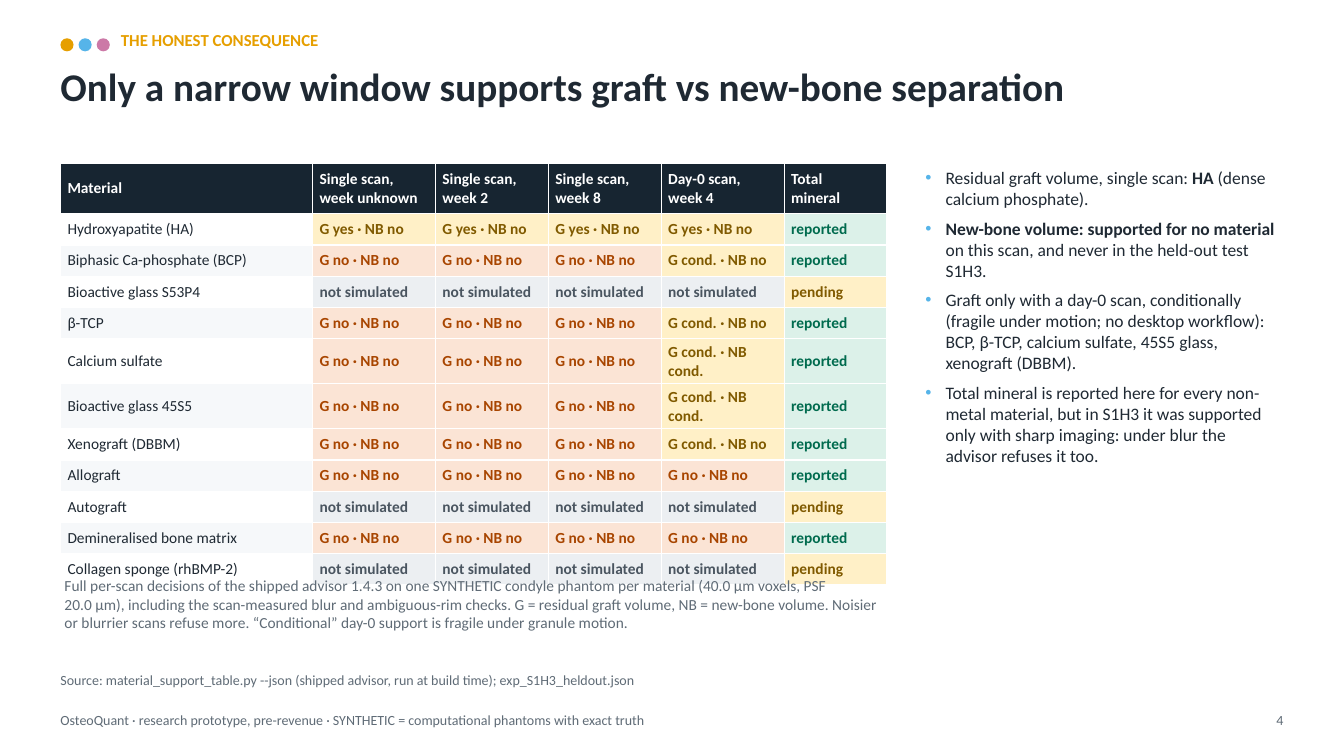
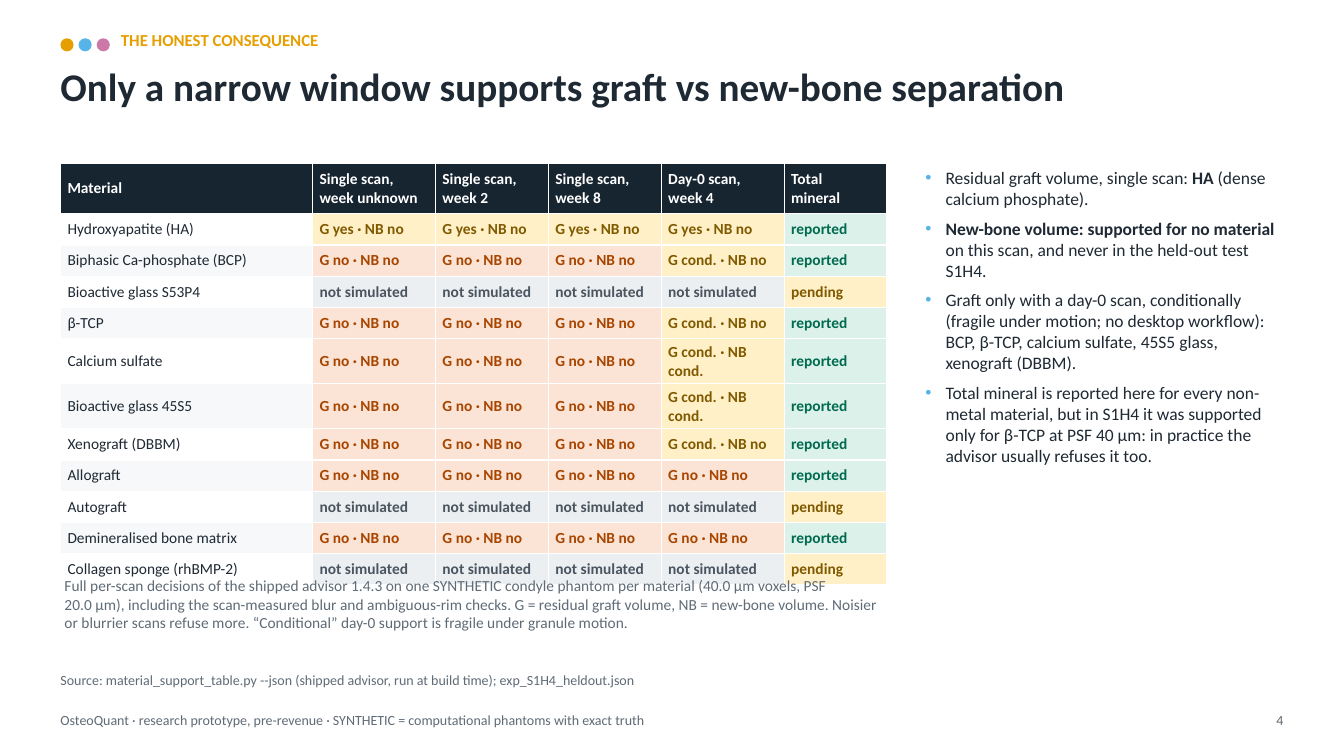
Before and after one commit to arnavhiteshpatel-cloud/playground, a slide deck: slide 4 of investor/OsteoQuant_Research_Collaboration_Deck.pptx. Drawn at 1344x756 pixels with LibreOffice and Linux fonts; fonts in the diff are those of the drawing. Boxes give left, top, right and bottom in pixels: in the first picture for what was removed or moved away, otherwise in the second. Text is boxed around its words. In the diff, an @@ line names an element or a change of style, - is before the commit and + after.

```diff
--- a/investor/OsteoQuant_Research_Collaboration_Deck.pptx
+++ b/investor/OsteoQuant_Research_Collaboration_Deck.pptx
@@ text at (x1=946, y1=222, x2=1275, y2=277): text changed @@
-• New-bone volume: supported for no material on this scan, and never in the held-out test S1H3.
+• New-bone volume: supported for no material on this scan, and never in the held-out test S1H4.
@@ text at (x1=946, y1=387, x2=1261, y2=465): text changed @@
-• Total mineral is reported here for every non-metal material, but in S1H3 it was supported only with sharp imaging: under blur the advisor refuses it too.
+• Total mineral is reported here for every non-metal material, but in S1H4 it was supported only for β-TCP at PSF 40 µm: in practice the advisor usually refuses it too.
@@ text at (x1=60, y1=675, x2=634, y2=688): text changed @@
-Source: material_support_table.py --json (shipped advisor, run at build time); exp_S1H3_heldout.json
+Source: material_support_table.py --json (shipped advisor, run at build time); exp_S1H4_heldout.json
```
Also in this commit, not shown: 3 other slides changed, 29 other files.
